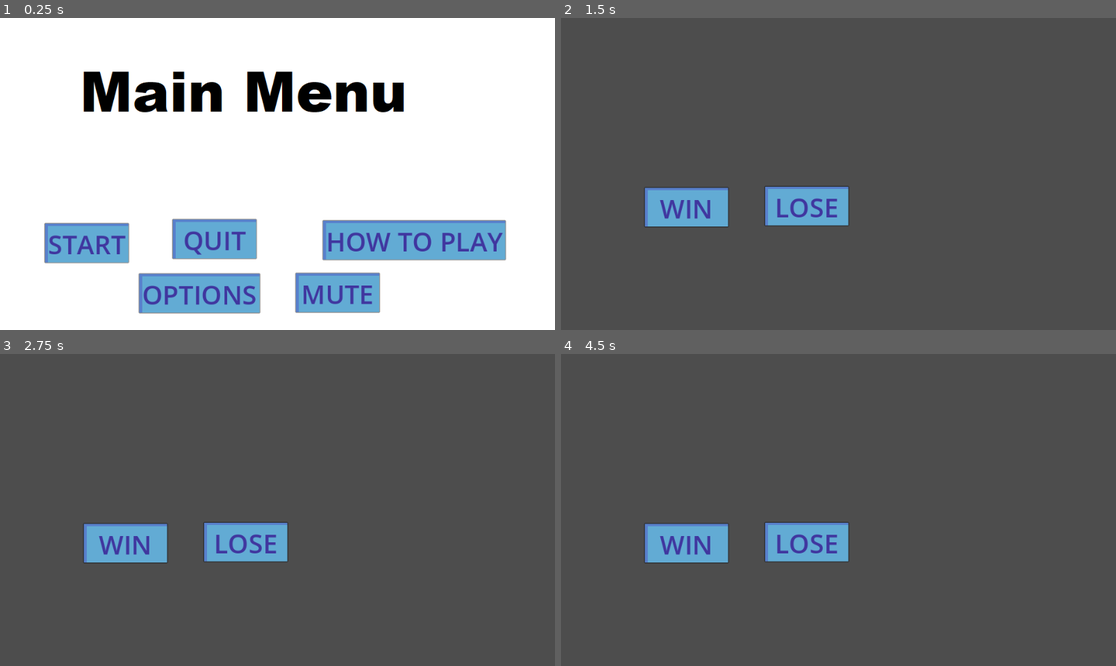
Above: before the commit, frames 1-4 (two rows, left to right).
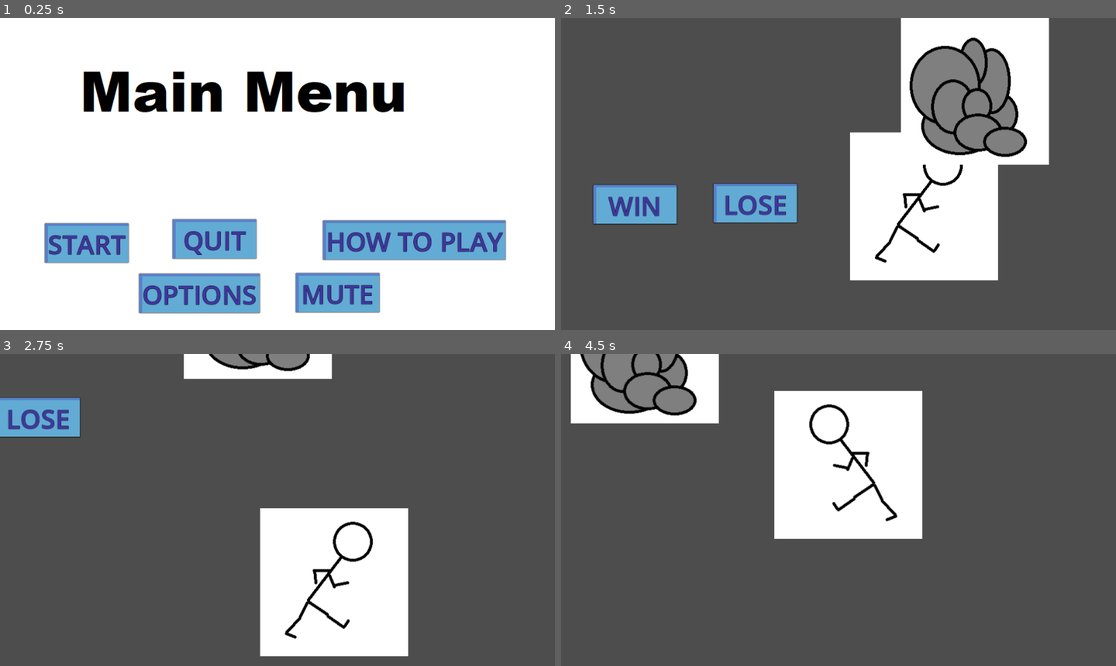
Above: after the commit, the same moments.

Repository: ickmiester/MooseTemplate
Game: Godot game, scene res://scenes/main_menu.tscn
Two runs of this game, one before a commit and one after it. Both use one fixed random seed, a clock stepped at 60 frames per second and the inputs below.
Inputs (mouse positions are in pixels of both pictures, inside the frame that each line leads up to):
- Up to frame 1 (0.25 s): no input
- Up to frame 2 (1.5 s): click "START" at 0.5 s; move the mouse to (960, 158) at 1.27 s; press the mouse at (960, 158) at 1.28 s; hold D (move_right, bound only after the commit) from 1.28 s (still down)
- Up to frame 3 (2.75 s): move the mouse to (166, 525) at 2.02 s; release D (move_right, bound only after the commit) at 2.03 s; release the mouse at (166, 525) at 2.03 s; hold S (move_down, bound only after the commit) from 2.03 s (still down); click (166, 525) at 2.1 s
- Up to frame 4 (4.5 s): move the mouse to (894, 441) at 2.77 s; release S (move_down, bound only after the commit) at 2.78 s; press the mouse at (894, 441) at 2.78 s; hold D (move_right, bound only after the commit) 2.78-3.53 s; move the mouse to (810, 572) at 3.52 s; release the mouse at (810, 572) at 3.53 s; hold W (move_up, bound only after the commit) 3.53-4.28 s; click (810, 572) at 3.6 s; move the mouse to (1005, 556) at 4.27 s; press the mouse at (1005, 556) at 4.28 s; hold Left (move_left, bound only after the commit) from 4.28 s (still down)

The runs differ from the first frame. In frame 1, 1.3% of the frame differs, in the area x 8-91%, y 68-92%; in frame 2, 28%, in the area x 5-88%, y 0-85%; in frame 3, 20%; in frame 4, 21%.

Commit message:
added player and obstacle and some base animations

Diff:
--- a/project.godot
+++ b/project.godot
@@ -27,6 +27,46 @@
 "events": [Object(InputEventMouseButton,"resource_local_to_scene":false,"resource_name":"","device":-1,"window_id":0,"a …(253 unchanged characters)…
 ]
 }
+move_right={
+"deadzone": 0.2,
+"events": [Object(InputEventKey,"resource_local_to_scene":false,"resource_name":"","device":-1,"window_id":0,"alt_pressed":false,"shift_pressed":false,"ctrl_pressed":false,"meta_pressed":false,"pressed":false,"keycode":0,"physical_keycode":68,"key_label":0,"unicode":100,"location":0,"echo":false,"script":null)
+, Object(InputEventKey,"resource_local_to_scene":false,"resource_name":"","device":-1,"window_id":0,"alt_pressed":false,"shift_pressed":false,"ctrl_pressed":false,"meta_pressed":false,"pressed":false,"keycode":0,"physical_keycode":4194321,"key_label":0,"unicode":0,"location":0,"echo":false,"script":null)
+, Object(InputEventJoypadButton,"resource_local_to_scene":false,"resource_name":"","device":-1,"button_index":14,"pressure":0.0,"pressed":true,"script":null)
+, Object(InputEventJoypadMotion,"resource_local_to_scene":false,"resource_name":"","device":-1,"axis":0,"axis_value":1.0,"script":null)
+]
+}
+move_left={
+"deadzone": 0.2,
+"events": [Object(InputEventJoypadButton,"resource_local_to_scene":false,"resource_name":"","device":-1,"button_index":13,"pressure":0.0,"pressed":true,"script":null)
+, Object(InputEventJoypadMotion,"resource_local_to_scene":false,"resource_name":"","device":-1,"axis":0,"axis_value":-1.0,"script":null)
+, Object(InputEventKey,"resource_local_to_scene":false,"resource_name":"","device":-1,"window_id":0,"alt_pressed":false,"shift_pressed":false,"ctrl_pressed":false,"meta_pressed":false,"pressed":false,"keycode":0,"physical_keycode":4194319,"key_label":0,"unicode":0,"location":0,"echo":false,"script":null)
+, Object(InputEventKey,"resource_local_to_scene":false,"resource_name":"","device":-1,"window_id":0,"alt_pressed":false,"shift_pressed":false,"ctrl_pressed":false,"meta_pressed":false,"pressed":false,"keycode":0,"physical_keycode":65,"key_label":0,"unicode":97,"location":0,"echo":false,"script":null)
+]
+}
+move_down={
+"deadzone": 0.2,
+"events": [Object(InputEventJoypadMotion,"resource_local_to_scene":false,"resource_name":"","device":-1,"axis":1,"axis_value":1.0,"script":null)
+, Object(InputEventJoypadButton,"resource_local_to_scene":false,"resource_name":"","device":-1,"button_index":12,"pressure":0.0,"pressed":true,"script":null)
+, Object(InputEventKey,"resource_local_to_scene":false,"resource_name":"","device":-1,"window_id":0,"alt_pressed":false,"shift_pressed":false,"ctrl_pressed":false,"meta_pressed":false,"pressed":false,"keycode":0,"physical_keycode":83,"key_label":0,"unicode":115,"location":0,"echo":false,"script":null)
+, Object(InputEventKey,"resource_local_to_scene":false,"resource_name":"","device":-1,"window_id":0,"alt_pressed":false,"shift_pressed":false,"ctrl_pressed":false,"meta_pressed":false,"pressed":false,"keycode":0,"physical_keycode":4194322,"key_label":0,"unicode":0,"location":0,"echo":false,"script":null)
+]
+}
+move_up={
+"deadzone": 0.2,
+"events": [Object(InputEventKey,"resource_local_to_scene":false,"resource_name":"","device":-1,"window_id":0,"alt_pressed":false,"shift_pressed":false,"ctrl_pressed":false,"meta_pressed":false,"pressed":false,"keycode":0,"physical_keycode":87,"key_label":0,"unicode":119,"location":0,"echo":false,"script":null)
+, Object(InputEventKey,"resource_local_to_scene":false,"resource_name":"","device":-1,"window_id":0,"alt_pressed":false,"shift_pressed":false,"ctrl_pressed":false,"meta_pressed":false,"pressed":false,"keycode":0,"physical_keycode":4194320,"key_label":0,"unicode":0,"location":0,"echo":false,"script":null)
+, Object(InputEventJoypadButton,"resource_local_to_scene":false,"resource_name":"","device":-1,"button_index":11,"pressure":0.0,"pressed":true,"script":null)
+, Object(InputEventJoypadMotion,"resource_local_to_scene":false,"resource_name":"","device":-1,"axis":1,"axis_value":-1.0,"script":null)
+]
+}
+interact={
+"deadzone": 0.2,
+"events": [Object(InputEventMouseButton,"resource_local_to_scene":false,"resource_name":"","device":-1,"window_id":0,"alt_pressed":false,"shift_pressed":false,"ctrl_pressed":false,"meta_pressed":false,"button_mask":1,"position":Vector2(425, 27),"global_position":Vector2(439, 100),"factor":1.0,"button_index":1,"canceled":false,"pressed":true,"double_click":false,"script":null)
+, Object(InputEventKey,"resource_local_to_scene":false,"resource_name":"","device":-1,"window_id":0,"alt_pressed":false,"shift_pressed":false,"ctrl_pressed":false,"meta_pressed":false,"pressed":false,"keycode":0,"physical_keycode":32,"key_label":0,"unicode":32,"location":0,"echo":false,"script":null)
+, Object(InputEventKey,"resource_local_to_scene":false,"resource_name":"","device":-1,"window_id":0,"alt_pressed":false,"shift_pressed":false,"ctrl_pressed":false,"meta_pressed":false,"pressed":false,"keycode":0,"physical_keycode":69,"key_label":0,"unicode":101,"location":0,"echo":false,"script":null)
+, Object(InputEventJoypadButton,"resource_local_to_scene":false,"resource_name":"","device":-1,"button_index":0,"pressure":0.0,"pressed":true,"script":null)
+]
+}
 
 [rendering]
 
--- /dev/null
+++ b/scenes/TopDownRPG/Obstacle.tscn
@@ -0,0 +1,16 @@
+[gd_scene load_steps=3 format=3 uid="uid://cnt6eb5ga21b2"]
+
+[ext_resource type="Texture2D" uid="uid://b7u8s8cb373rq" path="res://art/rocks.png" id="1_nft56"]
+
+[sub_resource type="CircleShape2D" id="CircleShape2D_m6c8j"]
+radius = 128.133
+
+[node name="Obstacle" type="Node2D"]
+
+[node name="Sprite2D" type="Sprite2D" parent="."]
+texture = ExtResource("1_nft56")
+
+[node name="StaticBody2D" type="StaticBody2D" parent="."]
+
+[node name="CollisionShape2D" type="CollisionShape2D" parent="StaticBody2D"]
+shape = SubResource("CircleShape2D_m6c8j")
--- /dev/null
+++ b/scenes/TopDownRPG/Player.tscn
@@ -0,0 +1,65 @@
+[gd_scene load_steps=7 format=3 uid="uid://bppvwd6a86q8j"]
+
+[ext_resource type="Script" uid="uid://c7wk7e5gg4brq" path="res://scenes/TopDownRPG/player.gd" id="1_c5sda"]
+[ext_resource type="Texture2D" uid="uid://co4an56euvn8x" path="res://art/playerIdle.png" id="2_56pei"]
+[ext_resource type="Texture2D" uid="uid://l2xhr6kjagjg" path="res://art/playerWalk.png" id="3_srj61"]
+
+[sub_resource type="CapsuleShape2D" id="CapsuleShape2D_judl0"]
+
+[sub_resource type="CircleShape2D" id="CircleShape2D_judl0"]
+
+[sub_resource type="SpriteFrames" id="SpriteFrames_c5sda"]
+animations = [{
+"frames": [{
+"duration": 1.0,
+"texture": ExtResource("2_56pei")
+}],
+"loop": true,
+"name": &"idle",
+"speed": 5.0
+}, {
+"frames": [{
+"duration": 1.0,
+"texture": ExtResource("3_srj61")
+}],
+"loop": true,
+"name": &"walk",
+"speed": 5.0
+}]
+
+[node name="CharacterBody2D" type="CharacterBody2D" node_paths=PackedStringArray("camera", "PlayerSounds", "ApproachTarget", "KeyLabel")]
+script = ExtResource("1_c5sda")
+camera = NodePath("Camera2D")
+gameOverScene = "uid://c8vbugfvukqgs"
+PlayerSounds = NodePath("PlayerAudio")
+ApproachTarget = NodePath("ApproachTarget")
+KeyLabel = NodePath("TextPopup")
+
+[node name="CollisionShape2D" type="CollisionShape2D" parent="."]
+shape = SubResource("CapsuleShape2D_judl0")
+
+[node name="Area2D" type="Area2D" parent="."]
+
+[node name="CollisionShape2D" type="CollisionShape2D" parent="Area2D"]
+shape = SubResource("CircleShape2D_judl0")
+
+[node name="AnimatedSprite2D" type="AnimatedSprite2D" parent="."]
+sprite_frames = SubResource("SpriteFrames_c5sda")
+animation = &"walk"
+
+[node name="Shadow" type="Sprite2D" parent="."]
+
+[node name="Prompt" type="Sprite2D" parent="."]
+
+[node name="TextPopup" type="Label" parent="."]
+offset_right = 40.0
+offset_bottom = 23.0
+
+[node name="ApproachTarget" type="Node2D" parent="."]
+
+[node name="PlayerAudio" type="AudioStreamPlayer" parent="."]
+
+[node name="Camera2D" type="Camera2D" parent="."]
+position_smoothing_enabled = true
+drag_horizontal_enabled = true
+drag_vertical_enabled = true
--- /dev/null
+++ b/scenes/TopDownRPG/player.gd
@@ -0,0 +1,158 @@
+extends CharacterBody2D
+
+class_name Player
+
+signal hit
+@export var speed = 400 # How fast the player will move (pixels/sec).
+#@export var exclamation :Sprite2D
+@export var currentTarget:Node2D
+@export var Keys :Array[String]
+var rng = RandomNumberGenerator.new()
+@export var camera:Camera2D
+@export var SpawnLocation:Node2D
+var queuedForRez:Array = []
+var currentRezs = 0
+@export_file("*.tscn") var gameOverScene: String
+var frozen = false
+@export var PlayerSounds:AudioStreamPlayer
+@export var ApproachTarget:Node2D
+@export var KeyLabel:Label
+var inCircle:bool
+
+
+
+
+# Called when the node enters the scene tree for the first time.
+func _ready():
+	$AnimatedSprite2D.animation = "idle"
+	#exclamation.hide()
+	global_position = SpawnLocation.global_position
+
+func _process(delta):
+	camera.position_smoothing_enabled = true;
+	if(frozen):
+		return
+	velocity = Vector2.ZERO # The player's movement vector.
+	if Input.is_action_pressed("move_right"):
+		velocity.x += 1
+	if Input.is_action_pressed("move_left"):
+		velocity.x -= 1
+	if Input.is_action_pressed("move_down"):
+		velocity.y += 1
+	if Input.is_action_pressed("move_up"):
+		velocity.y -= 1
+
+	if velocity.length() > 0:
+		velocity = velocity.normalized() * speed
+		$AnimatedSprite2D.play()
+	else:
+		$AnimatedSprite2D.animation = "idle"
+		PlayerSounds.stop()
+	#position += velocity * delta
+	if velocity.x != 0:
+		if(!PlayerSounds.playing):
+			PlayerSounds.pitch_scale = 0.9 + (rng.randf()*.2)
+			#TODO set step sound
+			PlayerSounds.play()
+		$AnimatedSprite2D.animation = "walk"
+		$AnimatedSprite2D.flip_v = false
+		# See the note below about the following boolean assignment.
+		$AnimatedSprite2D.flip_h = velocity.x < 0
+	elif velocity.y != 0:
+		$AnimatedSprite2D.animation = "walk"
+		if(!PlayerSounds.playing):
+			#TODO set step sound
+			PlayerSounds.pitch_scale = 0.9 + (rng.randf()*.2)
+			PlayerSounds.play()
+		#$AnimatedSprite2D.flip_v = velocity.y > 0
+	if Input.is_action_just_pressed("interact"):
+		if(currentTarget != null):
+			if(currentTarget.is_in_group("npcs")):
+				print("talking to NPC")
+				currentTarget.DisplayText(self)
+				currentTarget.exclamation.hide()
+			if(currentTarget.is_in_group("houses")):
+				if(currentTarget.lock == null || currentTarget.lock == "" || Keys.has(currentTarget.lock)):
+					if(currentTarget.lock!=null && currentTarget.lock != ""):
+						ShowKey("Used: " + currentTarget.lock)
+					if(currentTarget.interiorScene != null):
+						currentTarget.OpenSound.play()
+						position = currentTarget.interiorScene.global_position
+						camera.position_smoothing_enabled = false;
+				else:
+					ShowKey("Need: " + currentTarget.lock)
+					#TODO set locked sound
+					PlayerSounds.play()
+			if(currentTarget.is_in_group("items")):
+				if(currentTarget.key != null):
+					Keys.append(currentTarget.key)
+					ShowKey("Gained: " + currentTarget.key)
+				#TODO set item sound
+				PlayerSounds.play()
+				currentTarget.queue_free()
+	move_and_slide()
+
+func ShowKey(key:String) -> void:
+	KeyLabel.show()
+	KeyLabel.text = key
+	await get_tree().create_timer(1).timeout
+	KeyLabel.hide()
+
+func _on_area_entered(area: Area2D) -> void:
+	print("area entered")
+	if area.is_in_group("bodies"):
+		print("showing !")
+		if(currentTarget != null):
+			currentTarget.exclamation.hide()
+		currentTarget = area
+		currentTarget.exclamation.show()
+	if area.is_in_group("npcs"):
+		if !area.visible:
+			return
+		print("showing !")
+		if(currentTarget != null):
+			currentTarget.exclamation.hide()
+		currentTarget = area
+		currentTarget.exclamation.show()
+	if area.get_parent().is_in_group("houses"):
+		if(currentTarget != null):
+			currentTarget.exclamation.hide()
+		currentTarget = area.get_parent()
+		currentTarget.exclamation.show()
+	if area.get_parent().is_in_group("items"):
+		if(currentTarget != null):
+			currentTarget.exclamation.hide()
+		currentTarget = area.get_parent()
+		currentTarget.exclamation.show()
+
+
+func _on_area_exited(area: Area2D) -> void:
+	print("area left")
+	if area == currentTarget:
+		currentTarget.exclamation.hide()
+		currentTarget = null
+	if(currentTarget == area.get_parent()):
+		currentTarget.exclamation.hide()
+		currentTarget = null
+
+func die() -> void:
+	frozen = true
+	#TODO set death sound
+	PlayerSounds.play()
+	$AnimatedSprite2D.animation = "die"
+	await get_tree().create_timer(2).timeout
+	$AnimatedSprite2D.play_backwards("die")
+	#TODO set rez sound
+	PlayerSounds.play()
+	position = SpawnLocation.global_position
+	camera.position_smoothing_enabled = false;
+	for NPC in queuedForRez:
+		NPC.show()
+		currentRezs+=1
+	queuedForRez.clear()
+	print("I died!")
+	await get_tree().create_timer(1).timeout
+	$AnimatedSprite2D.animation = "idle"
+	frozen = false
+
+	pass
--- a/scenes/game.tscn
+++ b/scenes/game.tscn
@@ -1,7 +1,9 @@
-[gd_scene load_steps=3 format=3 uid="uid://cg64tss28lfvx"]
+[gd_scene load_steps=5 format=3 uid="uid://cg64tss28lfvx"]
 
 [ext_resource type="Script" uid="uid://c7fatcaoii3ms" path="res://scenes/game.gd" id="1_ci6ca"]
 [ext_resource type="PackedScene" uid="uid://k2f2m56ajwsd" path="res://scenes/MooseButton.tscn" id="2_yqjtg"]
+[ext_resource type="PackedScene" uid="uid://bppvwd6a86q8j" path="res://scenes/TopDownRPG/Player.tscn" id="3_lnu2h"]
+[ext_resource type="PackedScene" uid="uid://cnt6eb5ga21b2" path="res://scenes/TopDownRPG/Obstacle.tscn" id="4_lbhrr"]
 
 [node name="Game" type="Node2D"]
 script = ExtResource("1_ci6ca")
@@ -22,5 +24,15 @@
 offset_bottom = 359.0
 text = "LOSE"
 
+[node name="CharacterBody2D" parent="." node_paths=PackedStringArray("SpawnLocation") instance=ExtResource("3_lnu2h")]
+SpawnLocation = NodePath("../Node2D")
+gameOverScene = ""
+
+[node name="Node2D" type="Node2D" parent="."]
+position = Vector2(637, 331)
+
+[node name="Obstacle" parent="." instance=ExtResource("4_lbhrr")]
+position = Vector2(805, 131)
+
 [connection signal="pressed" from="WinButton" to="." method="_on_win_button_pressed"]
 [connection signal="pressed" from="LoseButton" to="." method="_on_lose_button_pressed"]
--- a/themes/MooseButtonTheme.tres
+++ b/themes/MooseButtonTheme.tres
@@ -37,9 +37,11 @@
 Button/colors/font_focus_color = Color(0.25098, 0.211765, 0.623529, 1)
 Button/colors/font_hover_color = Color(0.25098, 0.211765, 0.623529, 1)
 Button/colors/font_pressed_color = Color(0.501961, 0.160784, 0.329412, 1)
+Button/constants/outline_size = 2
 Button/font_sizes/font_size = 45
 Button/styles/disabled = SubResource("StyleBoxFlat_v8fxh")
 Button/styles/hover = SubResource("StyleBoxFlat_38pda")
 Button/styles/normal = SubResource("StyleBoxFlat_hacea")
 Button/styles/pressed = SubResource("StyleBoxFlat_hea0a")
 Label/colors/font_color = Color(0.686275, 0.411765, 0.74902, 1)
+Label/constants/outline_size = 8
Binary file added: art/playerIdle.png
Not shown, added: art/playerIdle.png.import
Binary file added: art/playerWalk.png
Not shown, added: art/playerWalk.png.import
Binary file added: art/rocks.png
Not shown, added: art/rocks.png.import
Not shown, added: scenes/TopDownRPG/player.gd.uid
